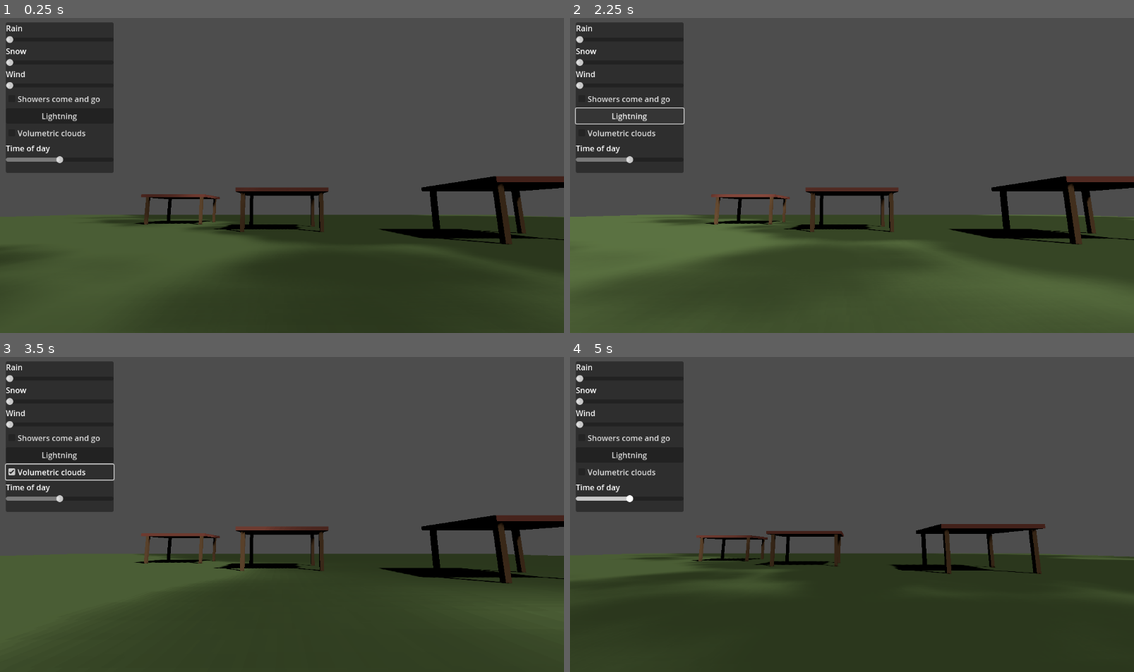
Above: before the commit, frames 1-4 (two rows, left to right).
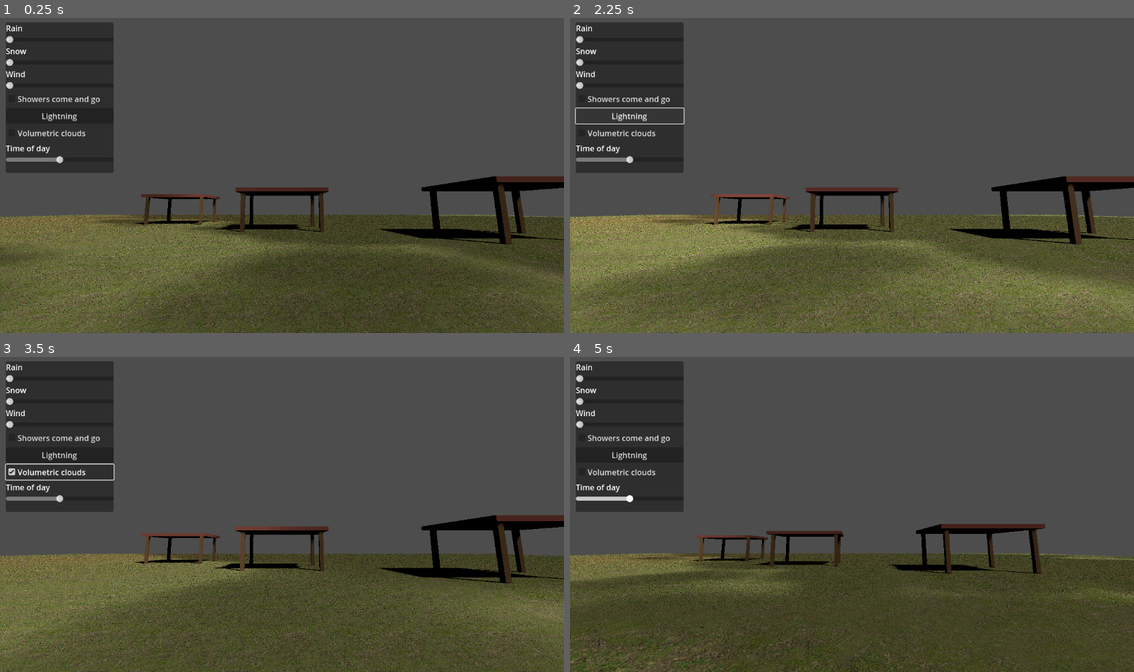
Above: after the commit, the same moments.

Repository: alanfischer/overcast-godot
Game: Godot game, scene res://demo/demo.tscn
Same seed, same stepped clock (60 frames per second), same inputs: the game is played once before the commit and once after it.
Inputs (mouse positions are in pixels of both pictures, inside the frame that each line leads up to):
- Up to frame 1 (0.25 s): no input
- Up to frame 2 (2.25 s): click "Showers come and go" at 0.5 s; click "Showers come and go" at 1.25 s; click "Lightning" at 2 s
- Up to frame 3 (3.5 s): click "Volumetric clouds" at 2.75 s
- Up to frame 4 (5 s): tap Enter at 3.5 s; move the mouse to (976, 498) at 3.52 s; hold Right (ui_right) 3.53-4.28 s; move the mouse to (739, 530) at 4.27 s; hold Down (ui_down) from 4.28 s (still down)

The runs differ from the first frame. In frame 1, 20% of the frame differs, in the area x 0-100%, y 62-100%; in frame 2, 25%; in frame 3, 21%; in frame 4, 17%.

Commit message:
Give the demo field a real ground texture
Poly Haven's Forest Ground 01 (Rob Tuytel, CC0; demo/textures/CREDITS.md):
1K colour, normal and roughness maps, laid across the field from above.
A second sample, turned and three times as big, mixed in by a slow noise, and
a broad green/brown swing keep the 2 m repeat from showing across 120 m.
Puddles flatten and snow buries the normal map. README screenshots retaken.

Co-Authored-By: Claude Opus 5.5 <noreply@anthropic.com>
Claude-Session: https://claude.ai/code/session_01XSdv8RFyoAPyrA5iN6RKAt

Diff:
--- a/demo/demo.gd
+++ b/demo/demo.gd
@@ -8,6 +8,8 @@
 const GroundShader = preload("res://demo/ground.gdshader")
 
 const FIELD := 120.0
+## The field's ground maps (textures/CREDITS.md).
+const GROUND := "res://demo/textures/forrest_ground_01_%s_1k.jpg"
 
 @onready var sun: DirectionalLight3D = $Sun
 @onready var camera: Camera3D = $Camera3D
@@ -25,7 +27,10 @@
 	sky = $WorldEnvironment.environment.sky.sky_material
 	sky.sun_dir = SkyScript.sun_dir_of(sun)
 
-	_add_box(Vector3(FIELD, 1, FIELD), Vector3(0, -0.5, 0), Color(0.36, 0.45, 0.26))
+	var field := _add_box(Vector3(FIELD, 1, FIELD), Vector3(0, -0.5, 0), Color.WHITE)
+	field.set_shader_parameter("textured", true)
+	for map: Array in [["albedo", "diff"], ["normal", "nor_gl"], ["roughness", "rough"]]:
+		field.set_shader_parameter("ground_" + map[0], load(GROUND % map[1]))
 	for hut in [Vector3(0, 0, -12), Vector3(14, 0, -6), Vector3(-12, 0, -20)]:
 		_add_hut(hut)
 
@@ -46,7 +51,8 @@
 	cycle_check.toggled.connect(func(on: bool) -> void: weather.cycle = on)
 
 
-func _add_box(size: Vector3, pos: Vector3, color: Color) -> void:
+## Returns the box's material.
+func _add_box(size: Vector3, pos: Vector3, color: Color) -> ShaderMaterial:
 	var mat := ShaderMaterial.new()
 	mat.shader = GroundShader
 	mat.set_shader_parameter("color", color)
@@ -63,6 +69,7 @@
 	body.add_child(mi)
 	body.position = pos
 	add_child(body)
+	return mat
 
 
 ## Four posts and a roof: open sides, so you can watch the rain stop at its edge.
--- a/demo/ground.gdshader
+++ b/demo/ground.gdshader
@@ -7,6 +7,14 @@
 #include "res://addons/overcast/shaders/snow.gdshaderinc"
 
 uniform vec3 color : source_color = vec3(0.4, 0.5, 0.3);
+// The field's ground (textures/CREDITS.md), laid across the world from above. Untextured
+// surfaces are `color`.
+uniform bool textured = false;
+uniform sampler2D ground_albedo : source_color, filter_linear_mipmap_anisotropic, repeat_enable;
+uniform sampler2D ground_normal : hint_normal, filter_linear_mipmap_anisotropic, repeat_enable;
+uniform sampler2D ground_roughness : hint_default_white, filter_linear_mipmap_anisotropic, repeat_enable;
+uniform float tile = 2.0;  // metres the texture spans, as photographed
+
 varying vec3 world_pos;
 varying vec3 world_normal;
 varying vec2 glint;  // the snow, and overcast_snow_footprint
@@ -14,17 +22,42 @@
 void vertex() {
 	world_pos = (MODEL_MATRIX * vec4(VERTEX, 1.0)).xyz;
 	world_normal = normalize((MODEL_MATRIX * vec4(NORMAL, 0.0)).xyz);
+	if (textured) {
+		UV = world_pos.xz / tile;
+		// Across the ground: the texture's right is +X, its up -Z.
+		TANGENT = vec3(1.0, 0.0, 0.0);
+		BINORMAL = vec3(0.0, 0.0, -1.0);
+	}
+}
+
+// The ground texture at `uv`, and again turned and three times as big, mixed by a slow noise: one
+// texture repeated every two metres across a field shows its grid from any height.
+vec4 ground_sample(sampler2D tex, vec2 uv, float k) {
+	vec2 big = mat2(vec2(0.8, 0.6), vec2(-0.6, 0.8)) * uv / 3.1 + vec2(0.37, 0.71);
+	return mix(texture(tex, uv), texture(tex, big), k);
 }
 
 void fragment() {
 	vec3 albedo = color;
 	float roughness = 0.9;
+	if (textured) {
+		float k = smoothstep(0.3, 0.7, overcast_vnoise(world_pos.xz * 0.08));
+		// Patches of the field greener or browner, drier or lusher, over tens of metres.
+		float lush = overcast_vnoise(world_pos.xz * 0.03 + 7.0);
+		albedo = ground_sample(ground_albedo, UV, k).rgb * mix(vec3(1.08, 1.0, 0.85), vec3(0.9, 1.05, 0.9), lush);
+		roughness = ground_sample(ground_roughness, UV, k).r;
+		NORMAL_MAP = ground_sample(ground_normal, UV, k).rgb;
+	}
 	float specular = 0.5;
 	vec2 wet = overcast_wet_pbr(albedo, roughness, specular, world_pos, world_normal);
 	NORMAL = overcast_wet_normal(NORMAL, mat3(VIEW_MATRIX), world_pos, wet);
 	float snow = overcast_snow_pbr(albedo, roughness, specular, world_pos, world_normal);
 	glint = vec2(snow, overcast_snow_footprint(world_pos));
 	NORMAL = overcast_snow_normal(NORMAL, (VIEW_MATRIX * vec4(0.0, 1.0, 0.0, 0.0)).xyz, snow);
+	if (textured) {
+		// Water fills the bumps and snow buries them.
+		NORMAL_MAP_DEPTH = (1.0 - wet.y) * (1.0 - snow);
+	}
 	ALBEDO = albedo;
 	ROUGHNESS = roughness;
 	SPECULAR = specular;
Binary file added: demo/textures/forrest_ground_01_diff_1k.jpg
Not shown, added: demo/textures/forrest_ground_01_diff_1k.jpg.import
Binary file added: demo/textures/forrest_ground_01_nor_gl_1k.jpg
Not shown, added: demo/textures/forrest_ground_01_nor_gl_1k.jpg.import
Binary file added: demo/textures/forrest_ground_01_rough_1k.jpg
Not shown, added: demo/textures/forrest_ground_01_rough_1k.jpg.import
Binary file changed: docs/clear.png
Binary file changed: docs/rain.png
Binary file changed: docs/snow.png
Binary file changed: docs/volumetric.png
Not shown, added: demo/textures/CREDITS.md
